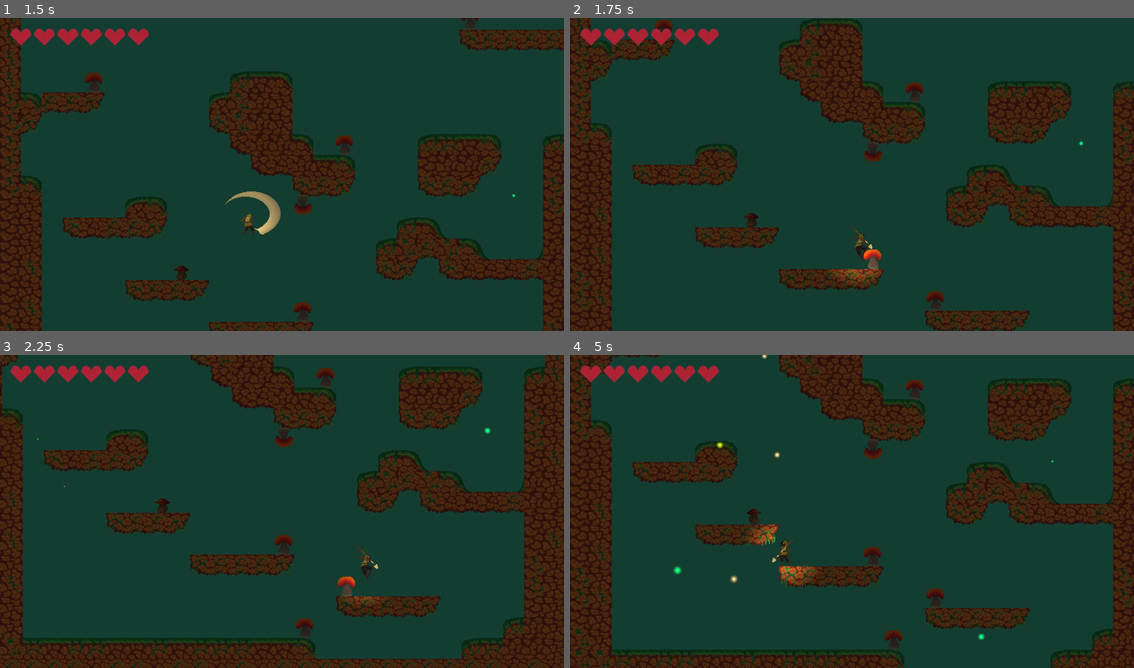
Above: before the commit, frames 1-4 (two rows, left to right).
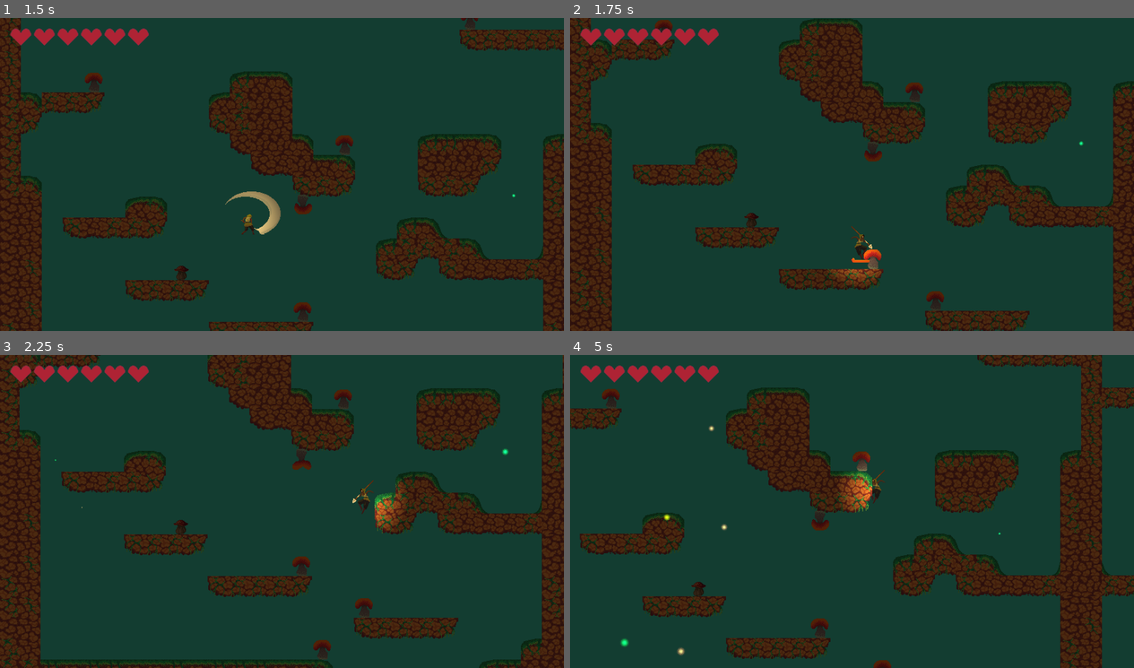
Above: after the commit, the same moments.

Repository: lemilonkh/GameOff23
Game: Godot game, scene res://scenes/main.tscn
Same seed, same stepped clock (60 frames per second), same inputs: the game is played once before the commit and once after it.
Inputs:
- Up to frame 1 (1.5 s): hold Space (jump) 0.53-1.28 s; hold Right (move_right) from 0.53 s (still down); tap K (attack) at 1.35 s
- Up to frame 2 (1.75 s): keep holding Right (move_right); tap Space (jump) at 1.52, 1.55 s
- Up to frame 3 (2.25 s): tap Space (jump) at 1.82 s; release Right (move_right) at 2.03 s; hold Left (move_left) from 2.03 s (still down); hold Shift from 2.03 s (still down)
- Up to frame 4 (5 s): tap Space (jump) at 2.3, 2.85, 3.02, 3.32, 3.77, 3.8, 4.07, 4.52, 4.55, 4.82 s; release Left (move_left) at 2.78 s; release Shift at 2.78 s; hold Right (move_right) 2.78-4.28 s; hold K (attack) 3.53-4.28 s; hold Left (move_left) from 4.28 s (still down); tap Shift at 4.35 s

Frame 1 is identical in both runs. In frame 2, less than 0.1% of the frame differs, in the area x 49-54%, y 76-79%; in frame 3, 35%; in frame 4, 46%, in the area x 0-100%, y 0-100%.

Commit message:
Tries to fix jump buffer Remove if it doesn't work

Diff:
--- a/scripts/player.gd
+++ b/scripts/player.gd
@@ -131,7 +131,11 @@
 	if event.is_action_pressed("attack"):
 		state_chart.send_event("attack")
 	elif event.is_action_pressed("jump"):
-		state_chart.send_event("jump")
+		if is_on_floor():
+			state_chart.send_event("jump")
+		else:
+			await get_tree().create_timer(0.2).timeout
+			state_chart.send_event("jump")
 		state_chart.set_expression_property("jump_held", true)
 	elif event.is_action_released("jump"):
 		state_chart.send_event("jump_released")
